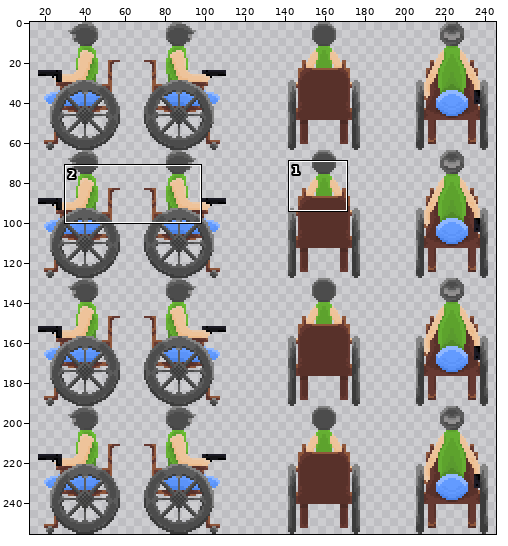
A sprite sheet gets an edit: Assets/GoDsAssets/Character/Character v3-Sheet.png. The first picture is a wide view before the edit; the outline marks the close-up.
Close-up. As it was:
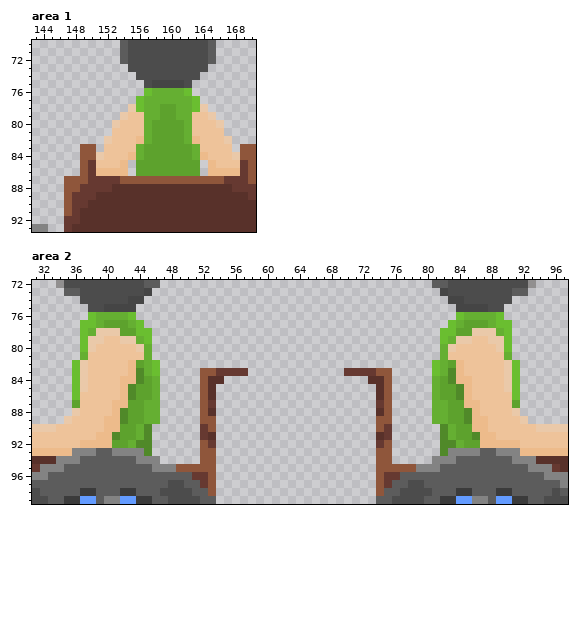
The file is 256x256 pixels. Pixels under 10% opacity are left out. Colours within 5 levels of each other are drawn and written as one. Shown: area 1: x 143..170, y 70..93; area 2: x 31..97, y 72..99. The wide view leaves out empty margins. The commit also changed other parts of the picture, which this record leaves out.
Once edited:
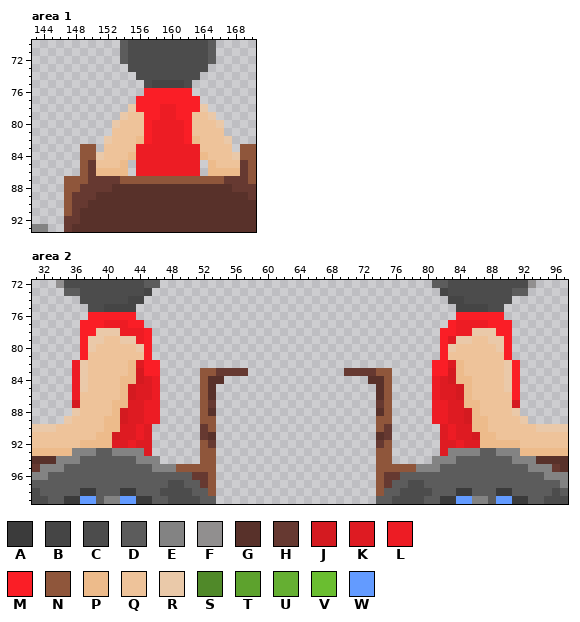
Palette (. is transparent): A #3b3b3b  B #454545  C #4c4c4c  D #5c5c5c  E #838383  F #918f8f  G #58312a  H #663931  J #d41a20  K #de1b22  L #ed1c24  M #fa1e26  N #8f563b  P #edbb8b  Q #eec39a  R #eac9a9  S #508929  T #5da22d  U #65af32  V #6abe30  W #639bff
Edits made:
--- area 1
@@ x 154..165 @@
 75 ...CBBBBC...
-76 ...VUUUUV...
-77 ..VUUUUUUV..
-78 .RVUUTTUUVR.
-79 RQQUUTTUUQQR
-80 QQQUTTTTUQQQ
-81 QQQUTTTTUQQQ
-82 QQPUTTTTUPQQ
-83 QQUTTTTTTUQQ
-84 QPUTTTTTTUPQ
-85 P.TTTTTTTT.P
-86 P.TTTTTTTT.P
+76 ...MMMMMM...
+77 ..MMMMMMMM..
+78 .RMMMLLMMMR.
+79 RQQMMLLMMQQR
+80 QQQMLLLLMQQQ
+81 QQQMLLLLMQQQ
+82 QQPMLLLLMPQQ
+83 QQLLLLLLLLQQ
+84 QPLLLLLLLLPQ
+85 P.LLLLLLLL.P
+86 P.LLLLLLLL.P
 87 NNNNNNNNNNNN
--- area 2
@@ x 31..97 @@
  75 .......CCBBBB........................................BBBBCC........
- 76 .......VUUUUV........................................VUUUUV........
- 77 ......VVUTTTUV......................................VUTTTUVV.......
- 78 ......VURRRTTVV....................................VVTTRRRUV.......
- 79 ......VRRQQRRUV....................................VURRQQRRV.......
- 80 ......VRQQQQQRU....................................URQQQQQRV.......
- 81 ......UQQQQQQQU....................................UQQQQQQQU.......
- 82 .....VRQQQQQPTUV..................................VUTPQQQQQRV......
- 83 .....VRQQQQQPSUV.....NNHHHH............HHHHNN.....VUSPQQQQQRV......
- 84 .....VRQQQQPPSTU.....NGG..................GGN.....UTSPPQQQQRV......
- 85 .....VRQQQQPSTTU.....NG....................GN.....UTTSPQQQQRV......
- 86 .....VQQQQQPSTTU.....NG....................GN.....UTTSPQQQQQV......
- 87 .....TQQQQPPTTUU.....NH....................HN.....UUTTPPQQQQT......
- 88 .....RQQQQPSTTUU.....NG....................GN.....UUTTSPQQQQR......
- 89 ....RQQQQPPSTTUU.....NN....................NN.....UUTTSPPQQQQR.....
- 90 RRRQQQQQQPPTTUS......HN....................NH......SUTTPPQQQQQQRRRR
- 91 QQQQQQQQPPSTTUS......HG....................GH......SUTTSPPQQQQQQQQQ
- 92 QQQQQQPPPPTTUSS......NH....................HN......SSUTTPPPPPQQQQQQ
- 93 PPPPPEEEDDEEEES......NN....................NN......SEEEEDDEEEPPPPPP
+ 76 .......MMMMMM........................................MMMMMM........
+ 77 ......MMMLLLMM......................................MLLLLMMM.......
+ 78 ......MMRRRLLLM....................................MMLLRRRMM.......
+ 79 ......MRRQQRRLM....................................MKRRQQRRM.......
+ 80 ......MRQQQQQRM....................................MRQQQQQRM.......
+ 81 ......MQQQQQQQM....................................MQQQQQQQM.......
+ 82 .....LRQQQQQPKMM..................................MMKPQQQQQRM......
+ 83 .....LRQQQQQPJMM.....NNHHHH............HHHHNN.....MMJPQQQQQRM......
+ 84 .....LRQQQQPPJKL.....NGG..................GGN.....LKJPPQQQQRM......
+ 85 .....LRQQQQPJKKL.....NG....................GN.....LKKJPQQQQRM......
+ 86 .....LQQQQQPJKKL.....NG....................GN.....LKKJPQQQQQM......
+ 87 .....JQQQQPPKKLL.....NH....................HN.....LLKKPPQQQQJ......
+ 88 .....RQQQQPJKKLL.....NG....................GN.....LLKKJPQQQQR......
+ 89 ....RQQQQPPJKKLL.....NN....................NN.....LLKKJPPQQQQR.....
+ 90 RRRQQQQQQPPKKLK......HN....................NH......KLKKPPQQQQQQRRRR
+ 91 QQQQQQQQPPJKKLK......HG....................GH......KLKKJPPQQQQQQQQQ
+ 92 QQQQQQPPPPKKLKK......NH....................HN......KKLKKPPPPPQQQQQQ
+ 93 PPPPPEEEDDEEEEK......NN....................NN......KEEEEDDEEEPPPPPP
  94 GGGEEEDDDDDDDEEE.....NN....................NN.....EEEDDDDDDDEEEGGGG
Where, in picture pixels (left, top, right, bottom), the same in both close-ups:
changed: (136, 88, 200, 176)
changed: (72, 312, 160, 456)
changed: (432, 312, 520, 456)
